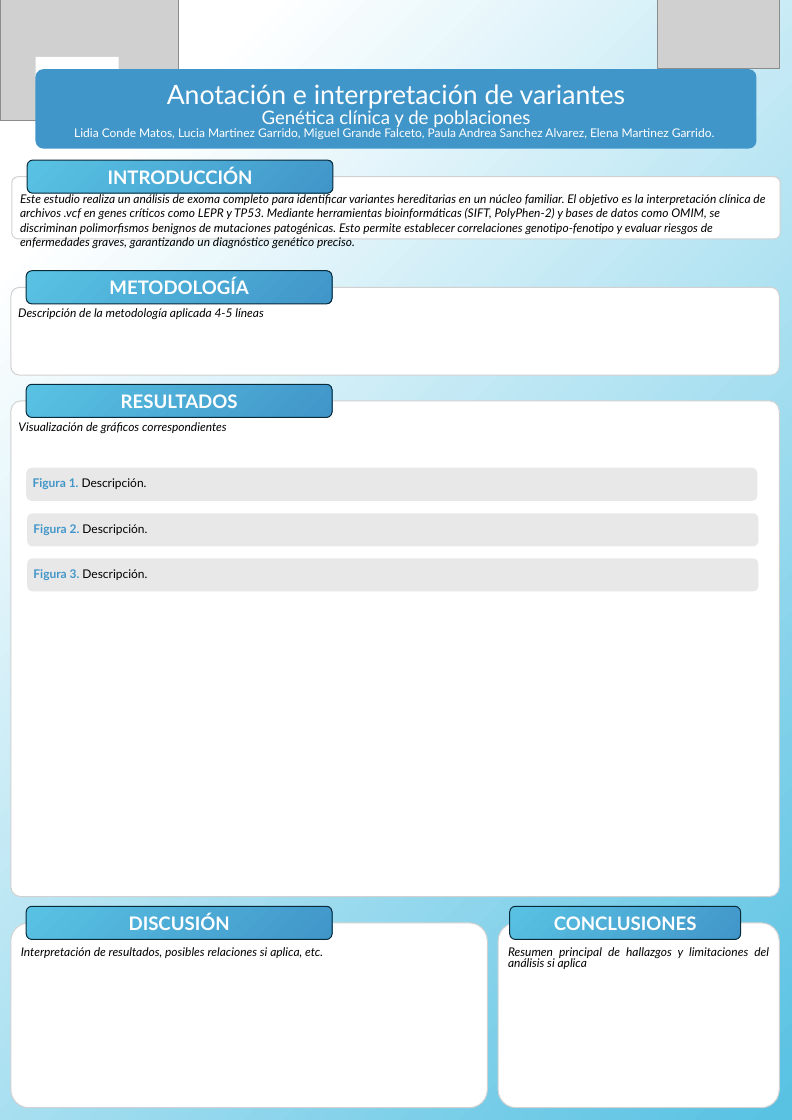
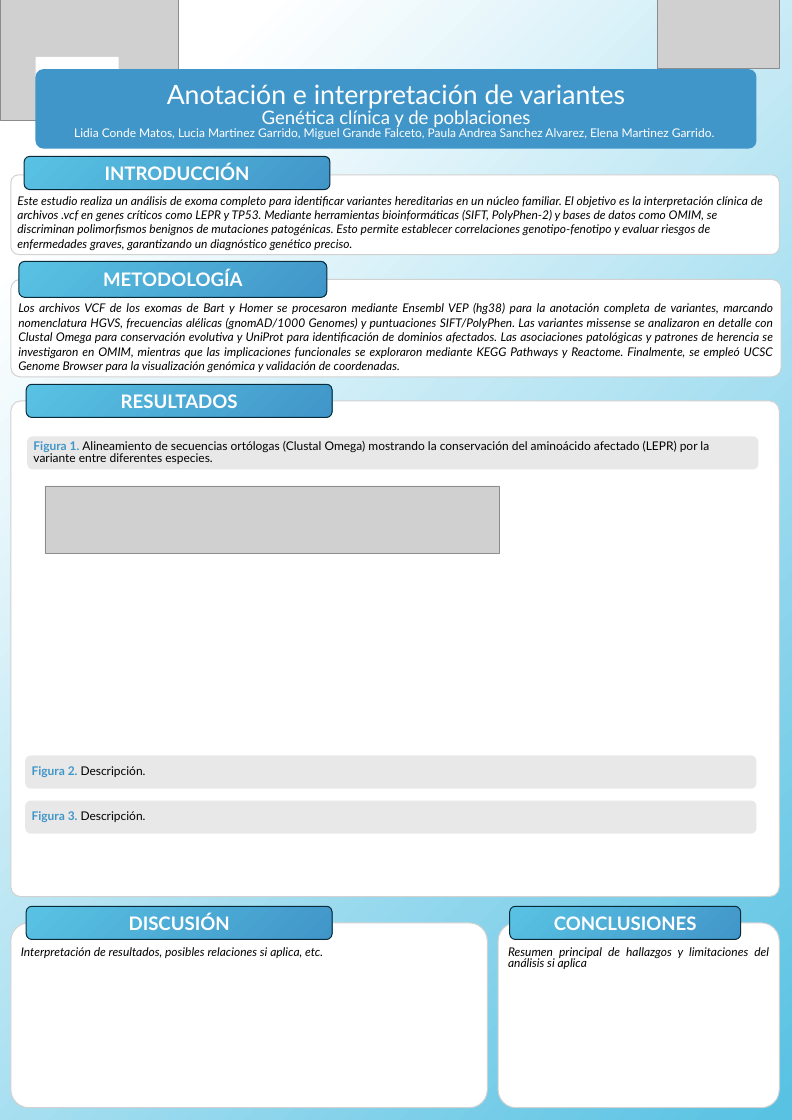
Before and after one commit to luciam99/Genetica-Actividad-3, a slide deck: slide 3 of Plantilla_poster_Bioinfo_4P_UNIR.pptx. Drawn at 792x1120 pixels with LibreOffice and Linux fonts; fonts in the diff are those of the drawing; grey boxes stand for pictures. Boxes give left, top, right and bottom in pixels: in the first picture for what was removed or moved away, otherwise in the second. Text is boxed around its words. In the diff, an @@ line names an element or a change of style, - is before the commit and + after.

```diff
--- a/Plantilla_poster_Bioinfo_4P_UNIR.pptx
+++ b/Plantilla_poster_Bioinfo_4P_UNIR.pptx
@@ rounded rectangle: place and size @@
-rounded rectangle at <box>12,177,781,239</box>
+rounded rectangle at <box>11,175,780,255</box>
@@ rounded rectangle "METODOLOGÍA": place and size @@
-rounded rectangle "METODOLOGÍA" at <box>26,271,332,304</box>
+rounded rectangle "METODOLOGÍA" at <box>19,262,327,298</box>
@@ rounded rectangle "Los archivos VCF de los ...": place and size @@
-rounded rectangle "Los archivos VCF de los ..." at <box>11,287,780,375</box>
+rounded rectangle "Los archivos VCF de los ..." at <box>11,279,781,377</box>
@@ text in rounded rectangle at <box>18,303,773,372</box>: text changed @@
-Descripción de la metodología aplicada 4-5 líneas
+Los archivos VCF de los exomas de Bart y Homer se procesaron mediante Ensembl VEP (hg38) para la anotación completa de variantes, marcando nomenclatura HGVS, frecuencias alélicas (gnomAD/1000 Genomes) y puntuaciones SIFT/PolyPhen. Las variantes missense se analizaron en detalle con Clustal Omega para conservación evolutiva y UniProt para identificación de dominios afectados. Las asociaciones patológicas y patrones de herencia se investigaron en OMIM, mientras que las implicaciones funcionales se exploraron mediante KEGG Pathways y Reactome. Finalmente, se empleó UCSC Genome Browser para la visualización genómica y validación de coordenadas.
@@ text in rounded rectangle at <box>18,422,227,433</box>: text removed @@
-Visualización de gráficos correspondientes
@@ rounded rectangle "Figura 1. Alineamiento de secuencias ...": place and size @@
-rounded rectangle "Figura 1. Alineamiento de secuencias ..." at <box>26,468,758,501</box>
+rounded rectangle "Figura 1. Alineamiento de secuencias ..." at <box>27,436,759,470</box>
@@ text in rounded rectangle at <box>33,441,709,464</box>: text changed @@
-Figura 1. Descripción.
+Figura 1. Alineamiento de secuencias ortólogas (Clustal Omega) mostrando la conservación del aminoácido afectado (LEPR) por la variante entre diferentes especies.
@@ picture added at <box>45,486,499,554</box> @@
@@ rounded rectangle "Figura 2. Descripción.": place and size @@
-rounded rectangle "Figura 2. Descripción." at <box>27,514,759,547</box>
+rounded rectangle "Figura 2. Descripción." at <box>25,756,757,789</box>
@@ rounded rectangle "Figura 3. Descripción.": place and size @@
-rounded rectangle "Figura 3. Descripción." at <box>27,559,759,592</box>
+rounded rectangle "Figura 3. Descripción." at <box>25,801,757,834</box>
```
Also in this commit, not shown: 1 slide added.
